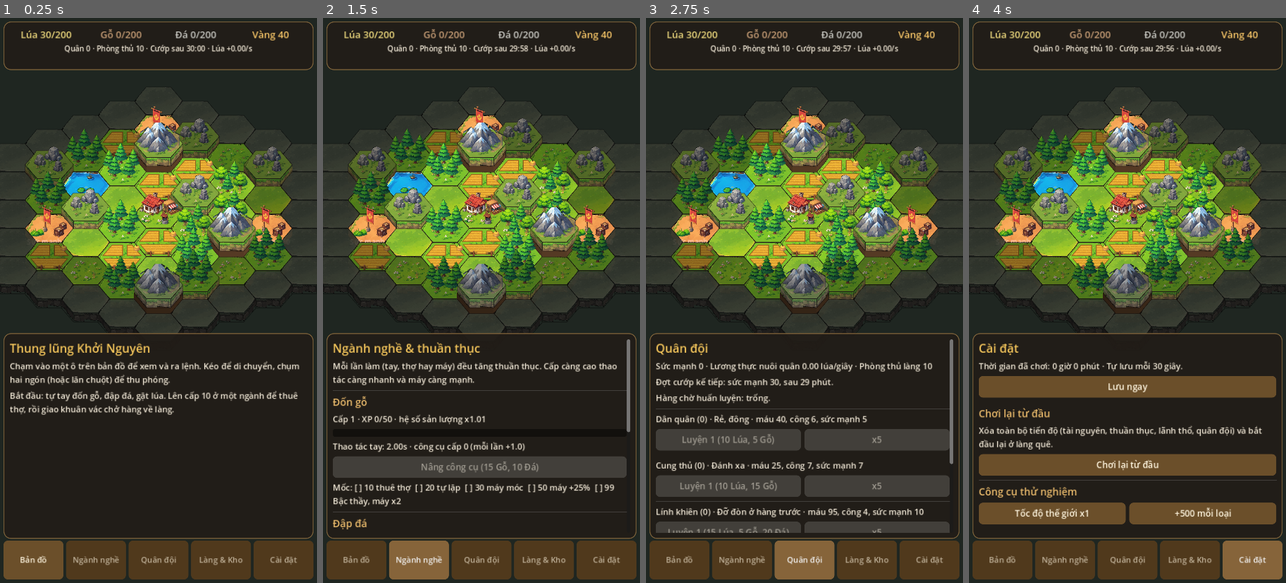
Above: before the commit, frames 1-4 (left to right).
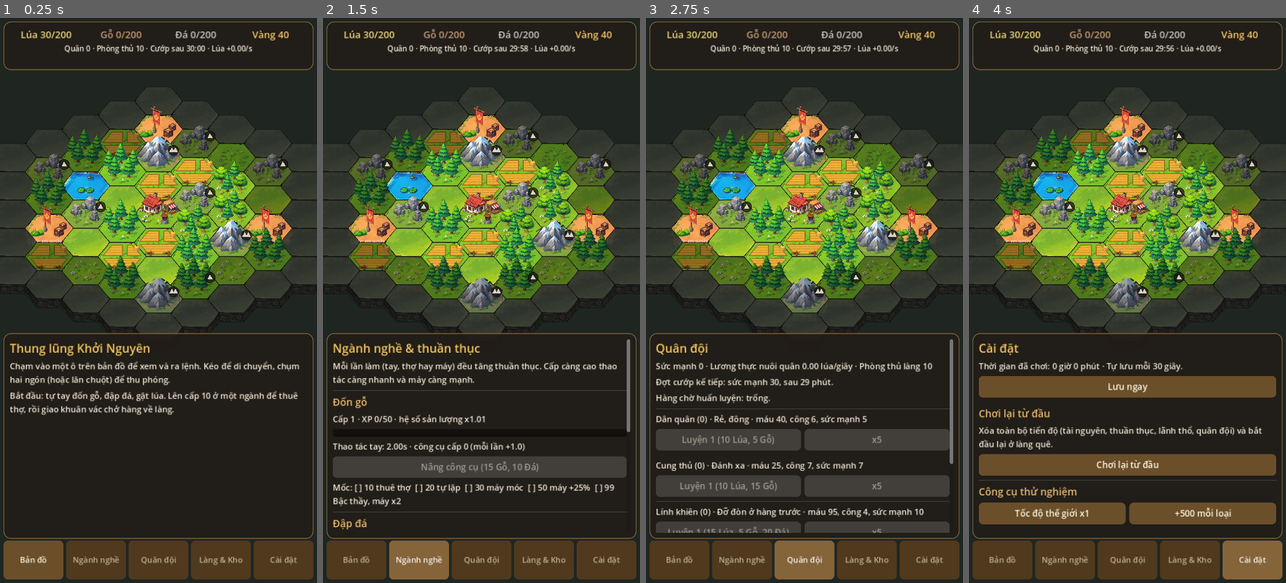
Above: after the commit, the same moments.

Repository: Toanh26/Idle_sur
Game: Godot game, scene res://scenes/Main.tscn
The game is run twice, just before and just after one commit, with the same random seed, the same clock (stepped at 60 frames per second) and the same inputs.
Inputs:
- Up to frame 1 (0.25 s): no input
- Up to frame 2 (1.5 s): click "Bản đồ" at 0.5 s; click "Ngành nghề" at 1.25 s
- Up to frame 3 (2.75 s): click "Quân đội" at 2 s
- Up to frame 4 (4 s): click "Làng & Kho" at 2.75 s; click "Cài đặt" at 3.5 s

The runs differ from the first frame. In frame 1, 6.2% of the frame differs, in the area x 8-93%, y 17-53%; in frame 2, 6.2%; in frame 3, 6.2%; in frame 4, 6.2%.

Commit message:
Vẽ mọi ô cùng một mặt phẳng, độ cao hiện bằng huy hiệu
Ô có độ cao trước đây bị nâng lên và thêm cột đất nên trông lệch, khung chọn không đều.
Giờ tất cả ô bằng nhau; độ cao vẫn là chỉ số gameplay (cần cẩu, tốc độ khuân vác),
hiện bằng huy hiệu núi nhỏ ở góc ô (viền xanh khi đã có cần cẩu).

Co-Authored-By: Claude Opus 5.5 <noreply@anthropic.com>
Claude-Session: https://claude.ai/code/session_01NNxgZzkCUdo89QeDQ3JDBB

Diff:
--- a/scripts/map_view.gd
+++ b/scripts/map_view.gd
@@ -118,8 +118,8 @@
 
 # ---------------------------------------------------------------- vẽ
 func _tile_center(t: Dictionary) -> Vector2:
-	var elev := int(t["elev"]) if t["revealed"] else 0
-	return Hex.to_pixel(int(t["q"]), int(t["r"])) + Vector2(0, -elev * Hex.ELEV_PX)
+	## Mọi ô vẽ cùng một mặt phẳng; độ cao chỉ là chỉ số gameplay (hiện bằng huy hiệu nhỏ).
+	return Hex.to_pixel(int(t["q"]), int(t["r"]))
 
 
 func _hash(t: Dictionary) -> int:
@@ -207,20 +207,19 @@
 
 	if art.has_tile(_sprite_name(t)):
 		# Ô được nâng cao: vẽ thêm cột đất phía dưới phần đất có sẵn trong ảnh.
-		if elev > 0:
-			var base_top := Hex.corners(c + Vector2(0, art.side_depth(Hex.SIZE) - 2.0))
-			_draw_sides(base_top, elev * Hex.ELEV_PX + 2.0, Color("5c3f27") * mod)
 		art.draw_tile(self, _sprite_name(t), c, Hex.SIZE, mod)
 	else:
 		var col: Color = Data.TILES[type]["color"]
 		if not t["owned"]:
 			col = col.darkened(0.35)
-		_draw_sides(top, elev * Hex.ELEV_PX + 8.0, col.darkened(0.45))
+		_draw_sides(top, 8.0, col.darkened(0.45))
 		draw_colored_polygon(top, col)
 		draw_polyline(outline, col.darkened(0.3), 2.0)
 		_draw_decor(type, c, t)
 
 	_draw_buildings(t, c)
+	if elev > 0 and type != "camp":
+		_draw_elev_badge(c + Vector2(Hex.SIZE * 0.62, -Hex.SIZE * 0.3), elev, t["crane"])
 
 	if type == "camp":
 		var idx := int(t["camp"])
@@ -241,6 +240,16 @@
 		draw_arc(c + Vector2(0, -40), 13, 0, TAU, 24, Color(0, 0, 0, 0.5), 6.0)
 		draw_arc(c + Vector2(0, -40), 13, -PI / 2, -PI / 2 + TAU * p, 24, Color(1, 0.9, 0.4), 4.0)
 
+
+
+func _draw_elev_badge(p: Vector2, elev: int, has_crane: bool) -> void:
+	## Huy hiệu độ cao: 1-2 hình núi nhỏ; có cần cẩu thì viền xanh.
+	var ring := Color("7fd36a") if has_crane else Color(0, 0, 0, 0.55)
+	draw_circle(p, 10.0, Color(0.1, 0.09, 0.07, 0.75))
+	draw_arc(p, 10.0, 0, TAU, 20, ring, 1.5)
+	for i in elev:
+		var o := Vector2((i - (elev - 1) / 2.0) * 7.0, 3.0)
+		draw_colored_polygon(PackedVector2Array([p + o + Vector2(-5, 0), p + o + Vector2(5, 0), p + o + Vector2(0, -9)]), Color("d8d2c2"))
 
 
 func _draw_buildings(t: Dictionary, c: Vector2) -> void:
--- a/scripts/ui.gd
+++ b/scripts/ui.gd
@@ -375,7 +375,7 @@
 		title_txt = Data.camp_name(int(t["camp"]))
 	_title(title_txt + ("" if t["owned"] or type == "camp" else "  (ngoài lãnh thổ)"))
 	if int(t["elev"]) > 0:
-		_label("Độ cao: %d bậc. Khuân vác đi chậm hơn nếu không có cần cẩu." % int(t["elev"]))
+		_label("Địa hình dốc: %d bậc (biểu tượng núi nhỏ trên ô). Khuân vác đi chậm hơn nếu không có cần cẩu." % int(t["elev"]))
 	match type:
 		"camp":
 			_build_camp(key, t)
